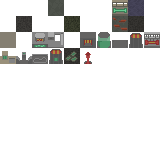
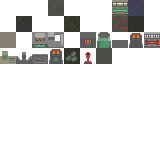
Before/after of a 160 x 160 layered artwork. What changed in the layer stack:
painted on "Layer 22" over (96, 48, 112, 64)
